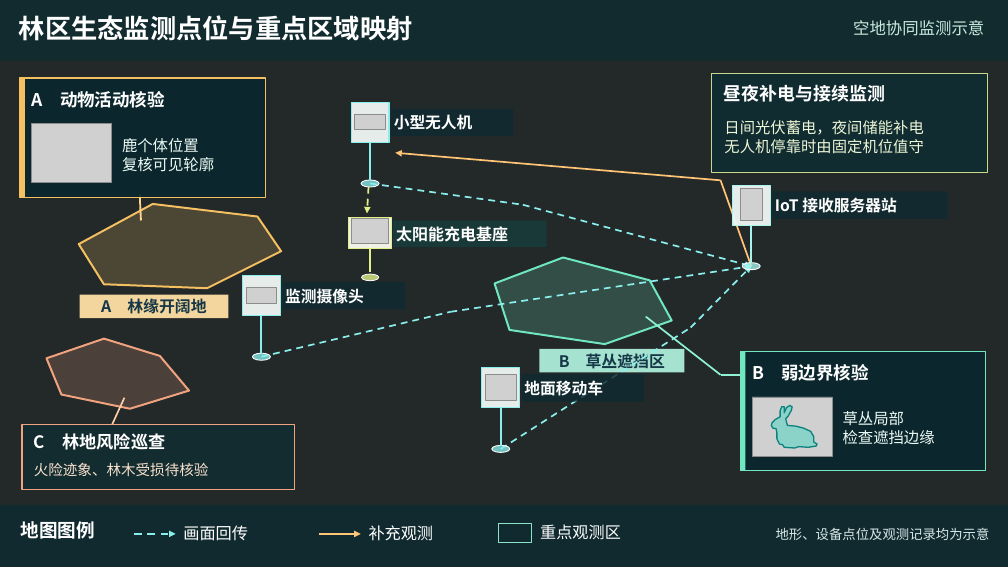
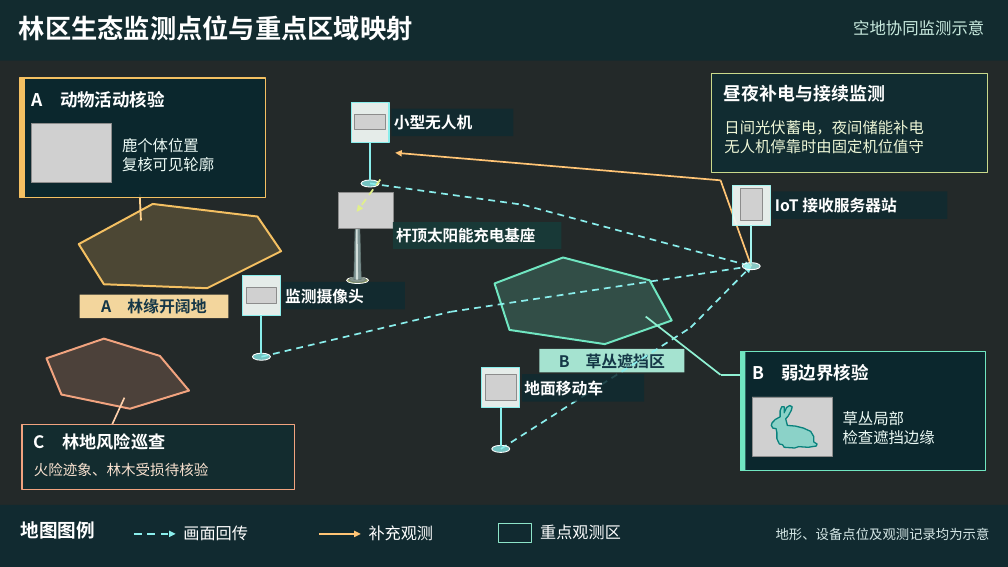
Before and after one commit to cbd2015/test, a slide deck: slide 2 of ecology-observation.pptx. Drawn at 1008x567 pixels with LibreOffice and Linux fonts; fonts in the diff are those of the drawing; grey boxes stand for pictures; background and template pictures are left out; a plain dark background stands for a picture behind light text. Boxes give left, top, right and bottom in pixels: in the first picture for what was removed or moved away, otherwise in the second. Text is boxed around its words. In the diff, an @@ line names an element or a change of style, - is before the commit and + after.

```diff
--- a/ecology-observation.pptx
+++ b/ecology-observation.pptx
@@ picture: place and size @@
-picture at <box>351,219,388,243</box>
+picture at <box>339,192,393,228</box>
@@ arrow moved from (369, 187) - (367, 213) to (380, 180) - (357, 212) @@
@@ rectangle removed at <box>349,217,391,249</box> @@
@@ line added from (358, 228) to (350, 224), #697C79 1.8 pt @@
@@ freeform shape added at <box>354,224,361,280</box>, fill #7D9393, outline #637674 0.5 pt @@
@@ freeform shape added at <box>356,224,358,280</box>, fill #D3DEDA @@
@@ line added from (358, 228) to (365, 224), #A1B5AF 1.8 pt @@
@@ rectangle: place and size @@
-rectangle at <box>393,220,547,247</box>
+rectangle at <box>393,222,561,249</box>
@@ text at <box>396,228,535,243</box>: text changed; size 14.6 to 14.2 pt @@
-太阳能充电基座
+杆顶太阳能充电基座
@@ line removed from (370, 272) to (370, 244) @@
@@ ellipse added at <box>346,277,369,284</box>, fill #E1F08B at 60% opacity, outline #FFFFFF 0.7 pt @@
@@ ellipse: place and size @@
-ellipse at <box>361,274,379,281</box>
+ellipse at <box>349,276,365,282</box>
@@ ellipse at <box>349,276,365,282</box>: fill #E1F08B at 80% opacity to #869590 at 93% opacity; outline #FFFFFF 0.7 pt to #6E7C75 0.6 pt @@
```
Also in this commit, not shown: 1 other slide changed, 2 other files.
